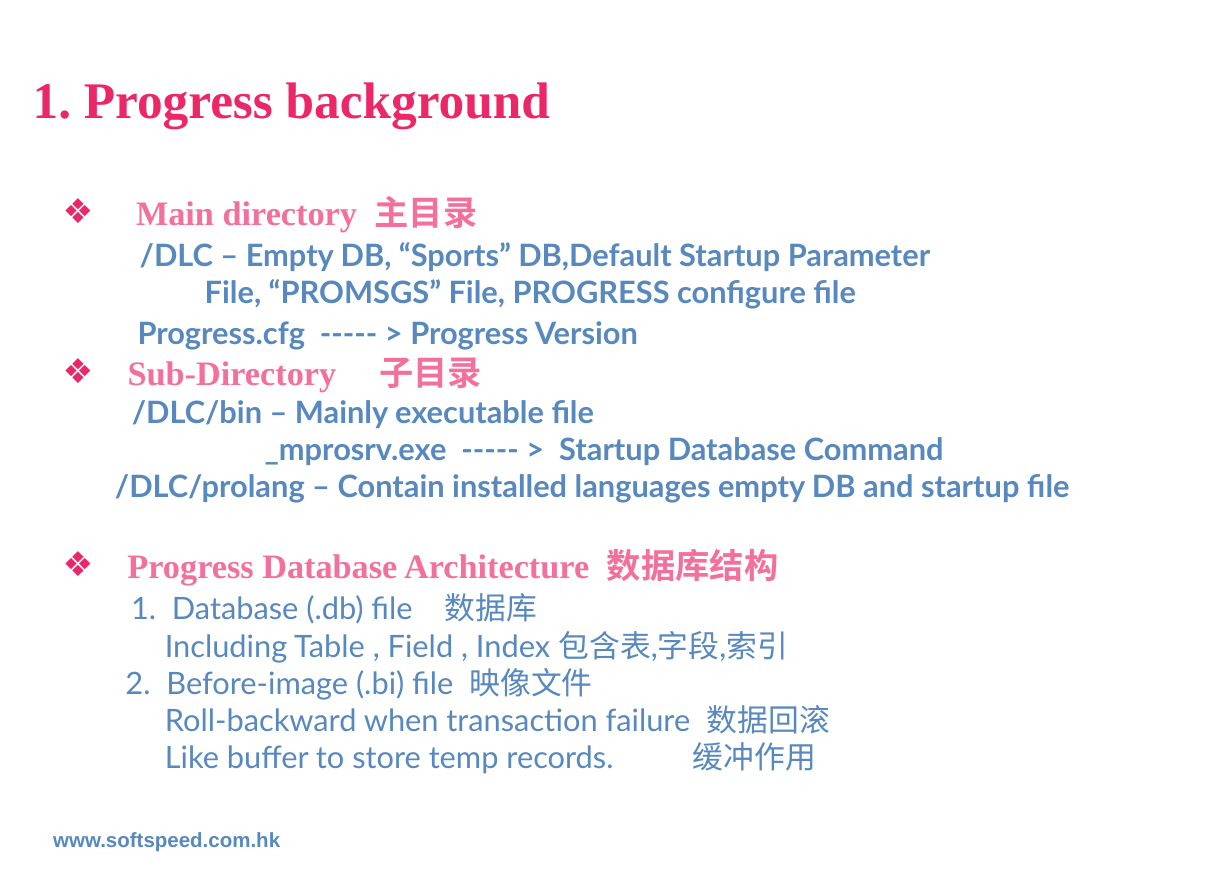
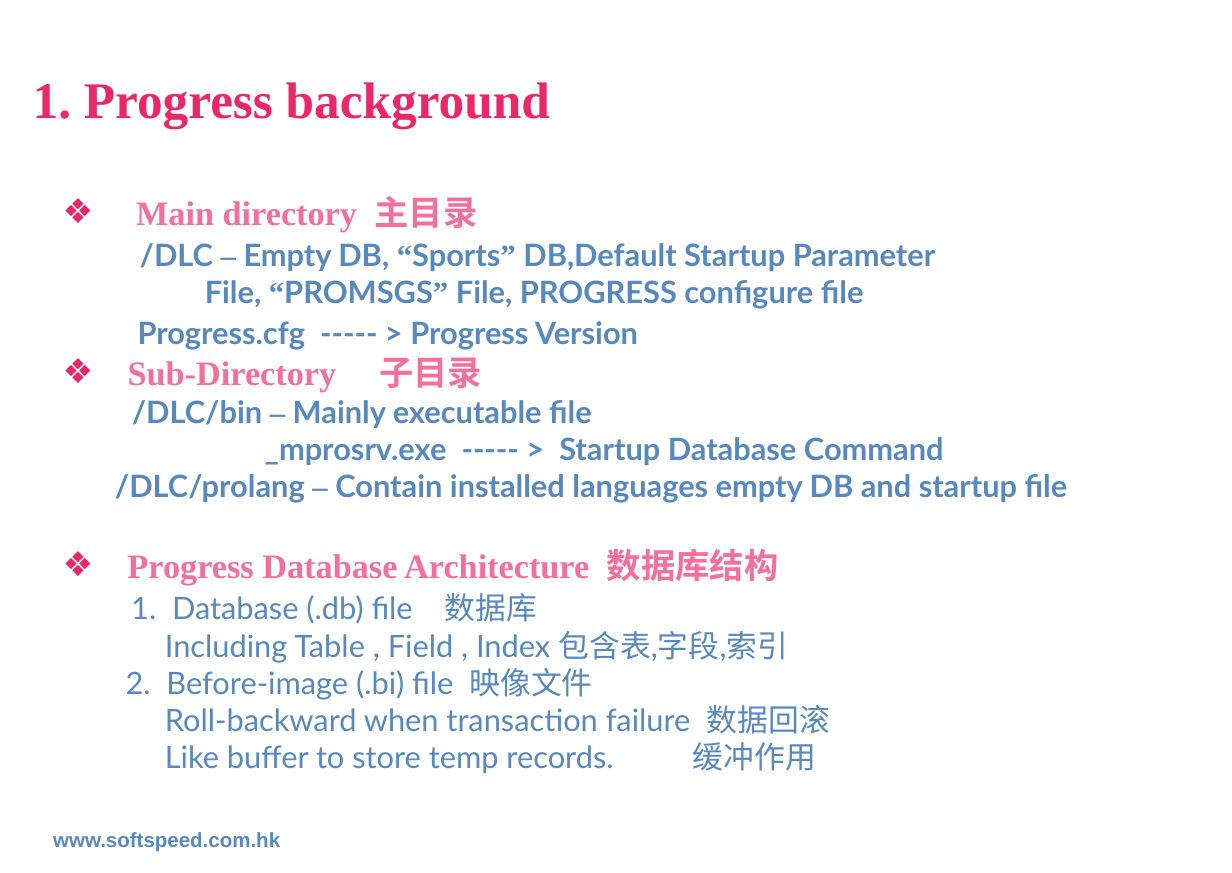
Before and after one commit to hubshi/liferecord, a slide deck: slide 5 of wiki/qadnote/Progress_Admin.ppt. Drawn at 1232x873 pixels with LibreOffice and Linux fonts; fonts in the diff are those of the drawing; background and template pictures are left out. Boxes give left, top, right and bottom in pixels: in the first picture for what was removed or moved away, otherwise in the second. Text is boxed around its words. In the diff, an @@ line names an element or a change of style, - is before the commit and + after.

```diff
--- a/wiki/qadnote/Progress_Admin.ppt
+++ b/wiki/qadnote/Progress_Admin.ppt
@@ text at bbox=[115, 243, 1068, 503]: font Lato to Times New Roman in "– “Sports”", "“PROMSGS”", "–", "–" @@
```
Also in this commit, not shown: 5 other slides changed, 5 other files.
